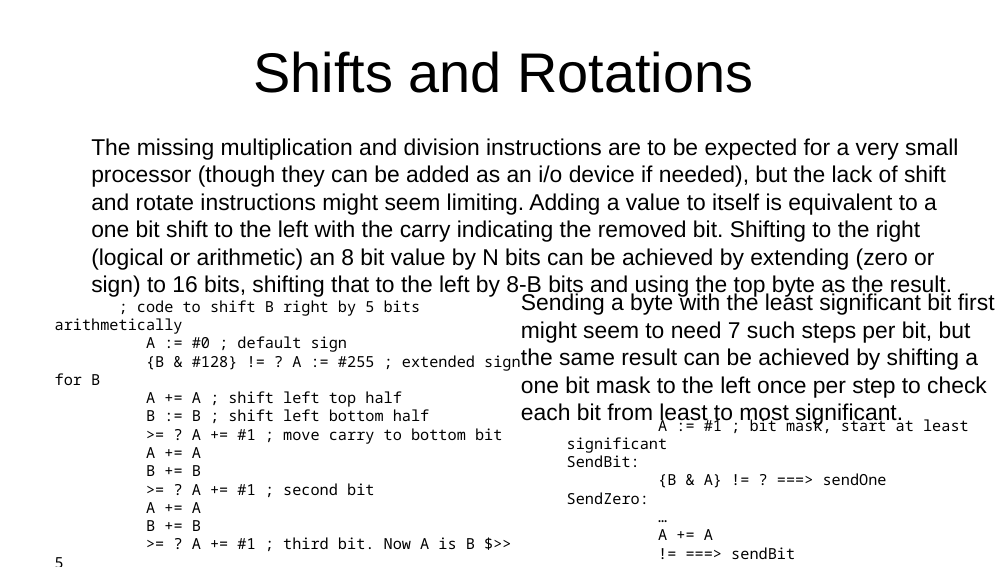
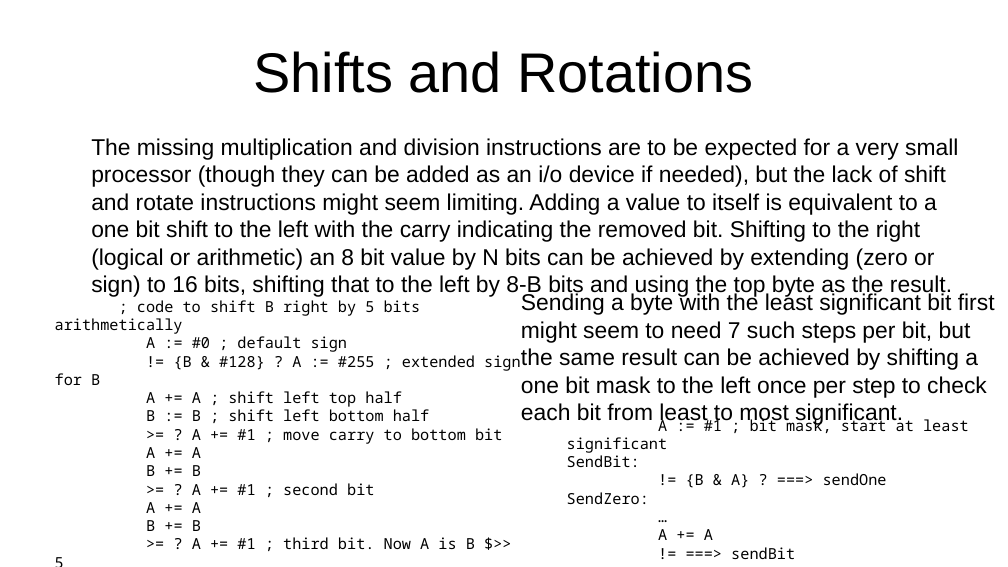
Before and after one commit to jeceljr/baby8, a slide deck: slide 12 of doc/baby8.odp. Drawn at 1008x567 pixels with LibreOffice and Linux fonts; fonts in the diff are those of the drawing. Boxes give left, top, right and bottom in pixels: in the first picture for what was removed or moved away, otherwise in the second. Text is boxed around its words. In the diff, an @@ line names an element or a change of style, - is before the commit and + after.

```diff
--- a/doc/baby8.odp
+++ b/doc/baby8.odp
@@ text at [55,355,521,385]: text changed @@
-{B & #128} != ? A := #255 ; extended sign for B
+!= {B & #128} ? A := #255 ; extended sign for B
@@ text at [686,473,887,488]: text changed @@
-{B & A} != ? ===> sendOne
+!= {B & A} ? ===> sendOne
```
Also in this commit, not shown: 1 other slide changed, 1 other file.
